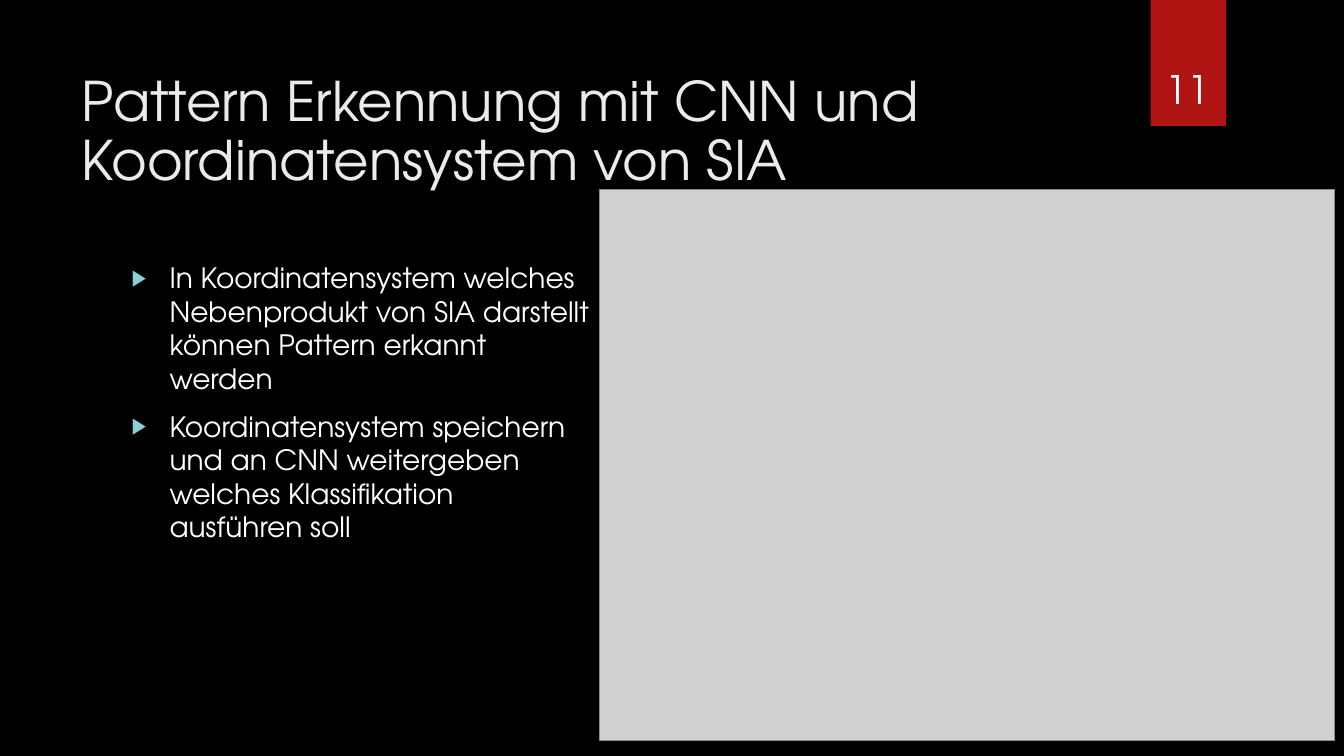
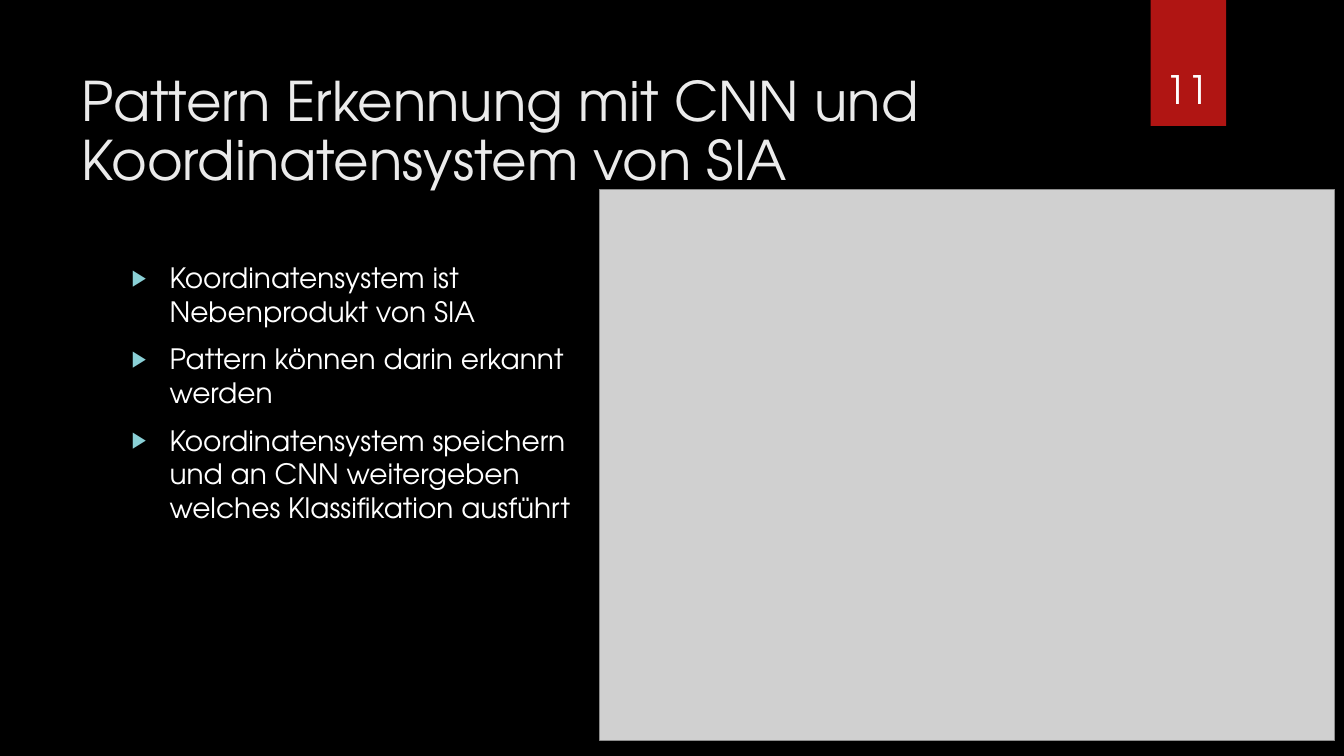
Before and after one commit to Hozeeben/Masterarbeit, a slide deck: slide 11 of Unterlagen/Masterseminar.pptx. Drawn at 1344x756 pixels with LibreOffice and Linux fonts; fonts in the diff are those of the drawing; grey boxes stand for pictures; background and template pictures are left out. Boxes give left, top, right and bottom in pixels: in the first picture for what was removed or moved away, otherwise in the second. Text is boxed around its words. In the diff, an @@ line names an element or a change of style, - is before the commit and + after.

```diff
--- a/Unterlagen/Masterseminar.pptx
+++ b/Unterlagen/Masterseminar.pptx
@@ text at [170, 267, 570, 519]: text changed @@
-▶ In Koordinatensystem welches Nebenprodukt von SIA darstellt können Pattern erkannt werden
-▶ Koordinatensystem speichern und an CNN weitergeben welches Klassifikation ausführen soll
+▶ Koordinatensystem ist Nebenprodukt von SIA
+▶ Pattern können darin erkannt werden
+▶ Koordinatensystem speichern und an CNN weitergeben welches Klassifikation ausführt
```
Also in this commit, not shown: 9 other slides changed.
